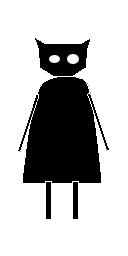
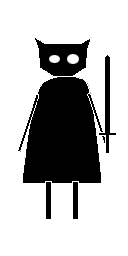
Before/after of a 128x256 layered artwork. What changed in the layer stack:
added layer "Sword" above "Left Arm" over [99, 55, 116, 153]
